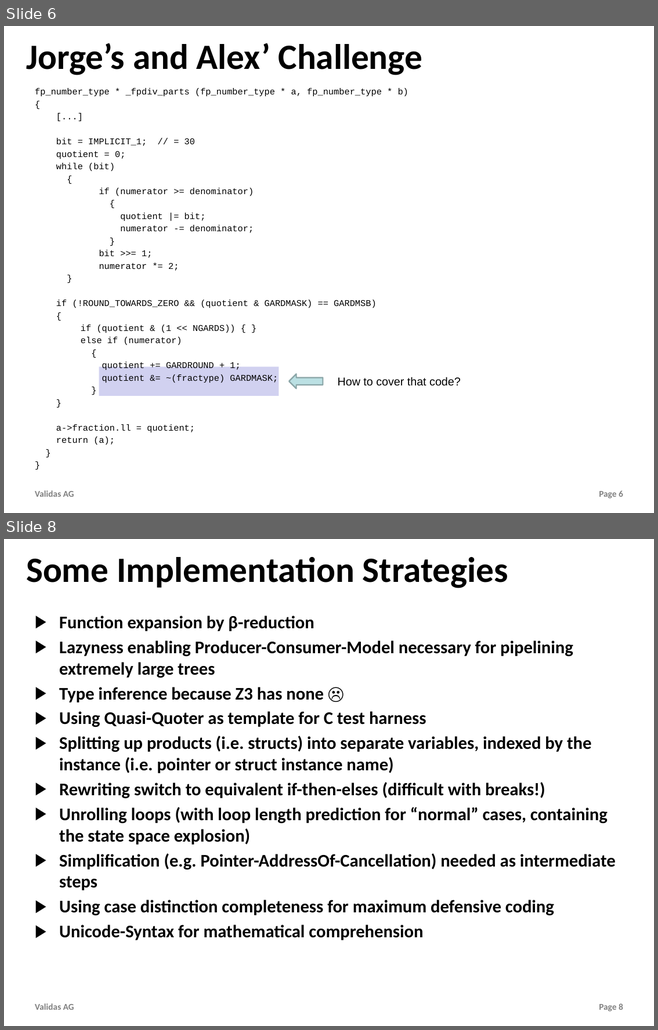
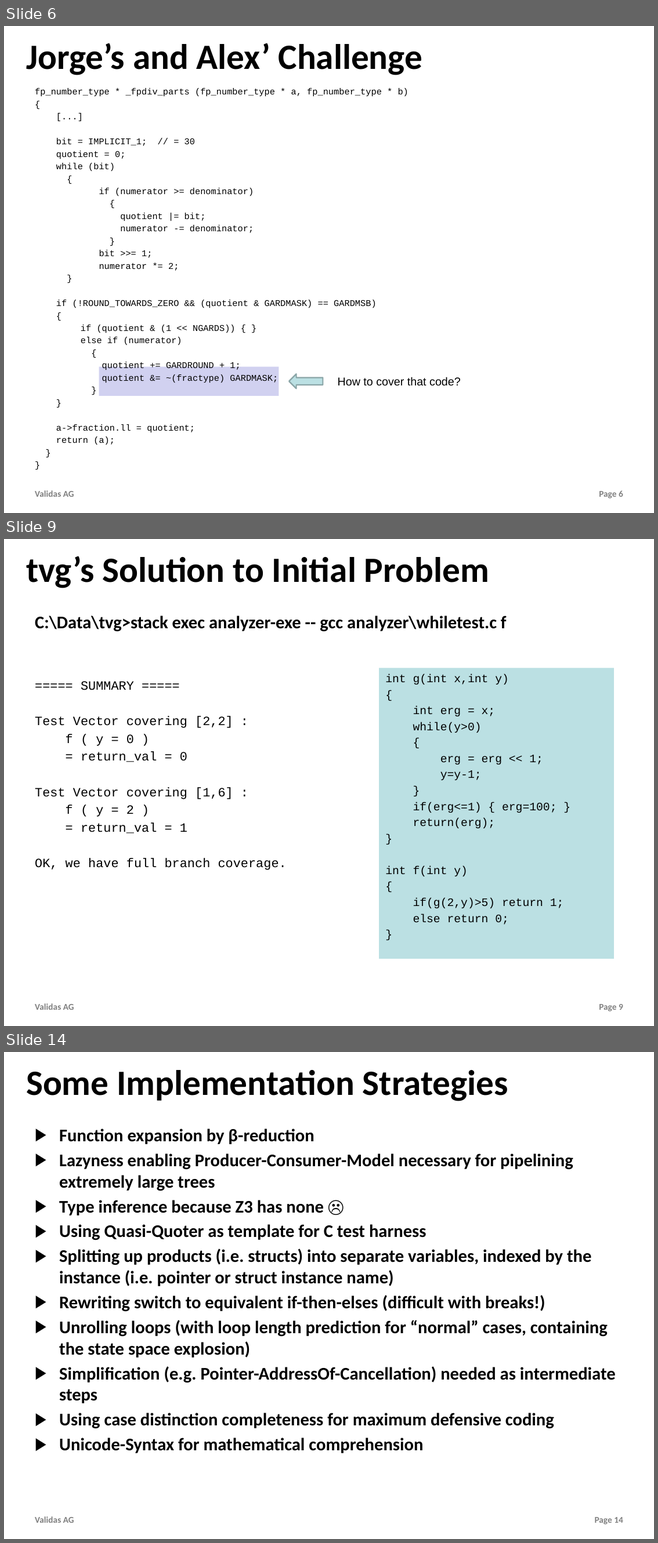
Before and after one commit to theoremprover/tvg, a slide deck: Vortraege/TestVectorGenerator.pptx. Shown one above the other, each under a label of ours: slides 6 and 8 before the commit, slides 6, 9 and 14 after it; the slides between them are not shown. The pictures are 658x1030 and 658x1543 pixels, drawn with LibreOffice and Linux fonts; fonts in the diff are those of the drawing; background and template pictures are left out. Boxes give left, top, right and bottom in pixels: in the first picture for what was removed or moved away, otherwise in the second. Text is boxed around its words. In the diff, an @@ line names an element or a change of style, - is before the commit and + after.

```diff
--- a/Vortraege/TestVectorGenerator.pptx
+++ b/Vortraege/TestVectorGenerator.pptx
@@ slide 9 added at (x1=4, y1=539, x2=654, y2=1026), background #FFFFFF; not listed: 2 template elements that a slide beside it also shows @@
@@ title added at (x1=26, y1=556, x2=489, y2=588), 56 pt, text #000000, bold @@
+tvg’s Solution to Initial Problem
@@ text added at (x1=35, y1=616, x2=506, y2=870), 20 pt, text #000000 @@
+C:\Data\tvg>stack exec analyzer-exe -- gcc analyzer\whiletest.c f
+===== SUMMARY =====
+Test Vector covering [2,2] :
+f ( y = 0 )
+= return_val = 0
+Test Vector covering [1,6] :
+f ( y = 2 )
+= return_val = 1
+OK, we have full branch coverage.
@@ rectangle added at (x1=379, y1=668, x2=614, y2=959), fill #BBE0E3, 18 pt, text #000000 @@
+int g(int x,int y)
+{
+int erg = x;
+while(y>0)
+{
+erg = erg << 1;
+y=y-1;
+}
+if(erg<=1) { erg=100; }
+return(erg);
+}
+int f(int y)
+{
+if(g(2,y)>5) return 1;
+else return 0;
+}
@@ what was slide 8 is now slide 14 @@
@@ page number at (x1=594, y1=1517, x2=623, y2=1525): text changed @@
-Page 8
+Page 14
```
Also in this commit, not shown: 2 slides changed, 6 other slides added, 2 other files.
